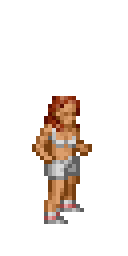
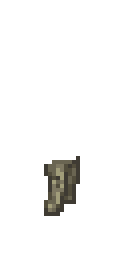
Comparing the layer stacks of the two 128px x 256px images. Changes:
hid "hair_red_long" over [44, 96, 80, 132]
hid "hair_brown_long" over [44, 96, 80, 132]
hid "boxer-briefs" over [44, 156, 80, 180]
hid "socks" over [44, 200, 84, 224]
hid "bra" over [48, 120, 76, 148]
showed "pants_cargo", moved it above "skirt_leather", painted on it over [44, 156, 80, 216]
hid "skin_tan" over [32, 96, 92, 224]
